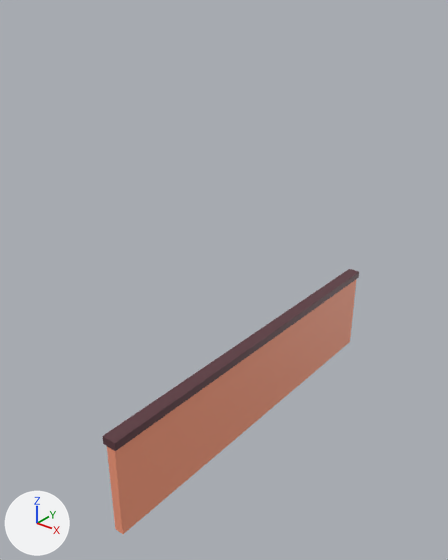
An edit to the FBX model Assets/Cenário/Casas/Casa Bruxa/Casa Bruxa - parte interna/Parede-Direita 1.fbx, drawn before and after from the same camera.
The view is the same before and after, from a 50 mm lens placed at (34.9, -30.9, 17.8), pointed at (21.4, -14.0, 7.3). Arrows for +X, +Y and +Z are at lower left; the lights stay in place. Where no turn or scale is listed for an object, it has been applied to the vertices.
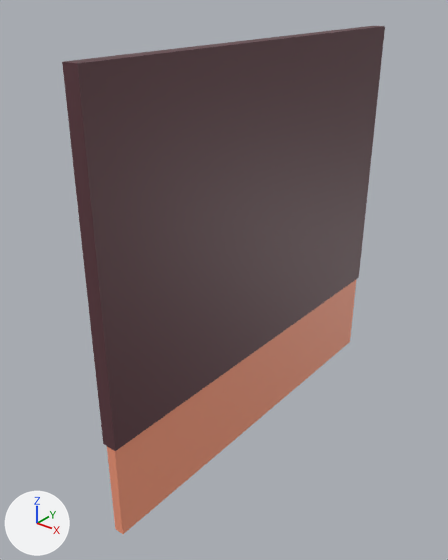
Where the newer file only moved an object's origin or applied its transform, the numbers keep the older frame.

What differs and where, as boxes [x1, y1, x2, y2] in the pictures (448 x 560 px; the box of a moved part takes in the faces that stretch with it):
'Cube.002', reshaped (26% wider, 91% taller): before [103, 269, 359, 534]; after [62, 26, 385, 534]
part 1 of me_cube_006, moved or reshaped: before [103, 269, 359, 445]; after [62, 26, 385, 445]

What changed in the scene script:
```text
Change me_cube_006:
    where me_cube_006.from_pydata(...)  # 2124 vertices, 1597 faces; spans x -0.3..0.3, y -13.3..3.1, z -4.0..0.2
    used by ob_cube_002; location = (22.24, -7.64, 4.34)
    before: 2025 (0.3, -13.3, 0.2) at pixel (114, 443), 2027 (-0.3, -13.3, 0.2) at pixel (102, 436), 2028 (-0.3, 3.1, 0.2) at pixel (349, 268), 2030 (0.3, 3.1, 0.2) at pixel (359, 271)
    me_cube_006 part 1
    add for i in [2025, 2027, 2028, 2030]: me_cube_006.vertices[i].co += Vector((0.0, 0.0, 11.5))
```
